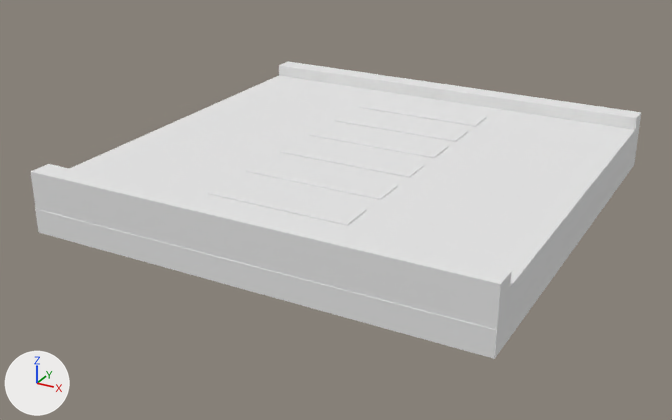
Renders of the OBJ model delivaura/Assets (DO NOT MOVE)/Terrain Sprites/road_crosswalk.obj from each side of a commit.
One viewpoint serves both versions: a 50 mm camera at (1.79, -3.49, 1.64) aimed at (-0.07, -0.12, -0.05). The axes (+X, +Y, +Z) are drawn at lower left. The lights are the same throughout. The first picture is the older version. Where no turn or scale is listed for an object, it has been applied to the vertices.
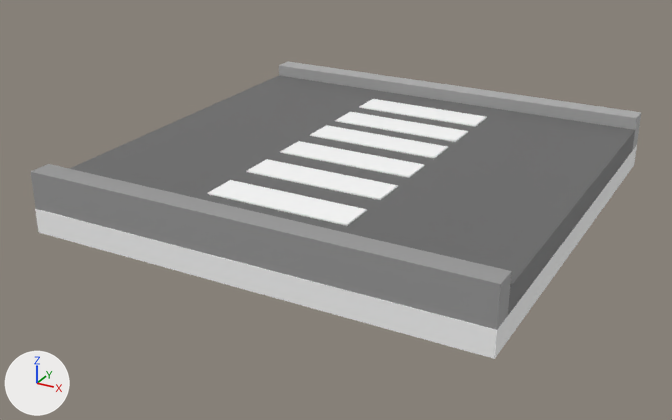
Pixel boxes (x1, y1, x2, y2) of what changed, in the pictures (672 x 420 px):
'Cube.003', recoloured (white to grey)
    both: (31, 62, 641, 359)

The change in detail:
Material 'Material.014' (mat_material_014) changes colour from white #e7e7e7 to grey #9b9b9b; in linear values from (0.8, 0.8, 0.8) to (0.328, 0.328, 0.328).
Material 'Material.012' (mat_material_012) changes colour from white #e7e7e7 to dark grey #6b6b6b; in linear values from (0.8, 0.8, 0.8) to (0.147, 0.147, 0.147).
Material 'Material.016' (mat_material_016) changes colour from white #e7e7e7 to grey #b0b0b0; in linear values from (0.8, 0.8, 0.8) to (0.434, 0.434, 0.434).
